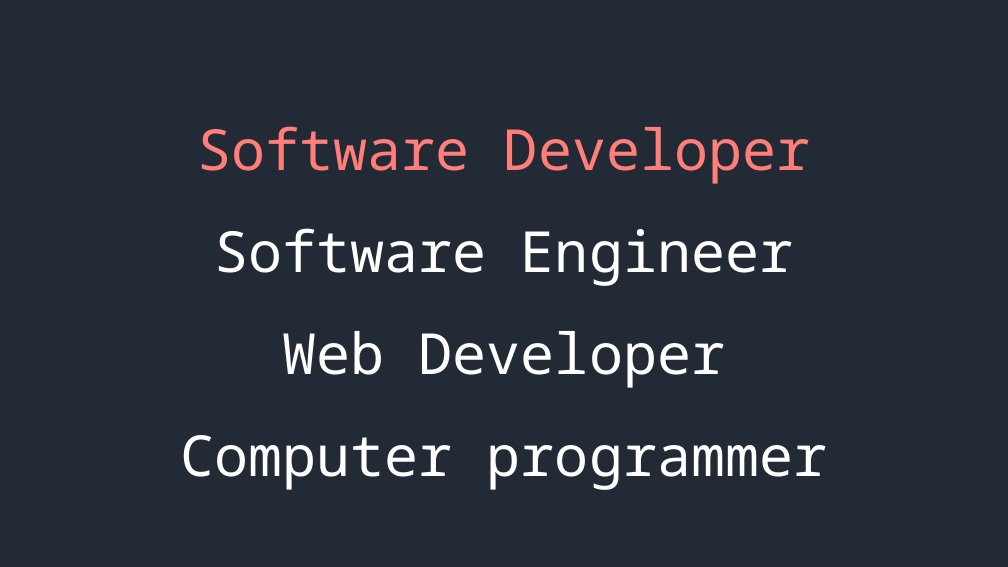
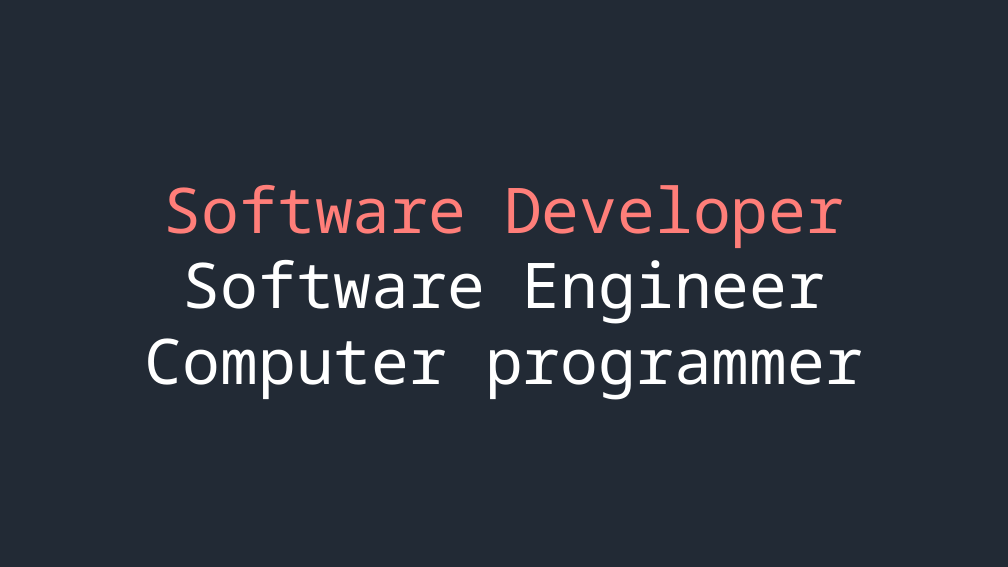
Before and after one commit to SeanMcP/college-career-day, a slide deck: slide 4 of presentation.pptx (slide 2 before the commit). Drawn at 1008x567 pixels with LibreOffice and Linux fonts; fonts in the diff are those of the drawing. Boxes give left, top, right and bottom in pixels: in the first picture for what was removed or moved away, otherwise in the second. Text is boxed around its words. In the diff, an @@ line names an element or a change of style, - is before the commit and + after.

```diff
--- a/presentation.pptx
+++ b/presentation.pptx
@@ title at [145, 185, 863, 400]: text changed; size 54 to 60 pt @@
-Software Developer
-Software Engineer
-Web Developer
-Computer programmer
+Software Developer
+Software Engineer
+Computer programmer
```
Also in this commit, not shown: 8 other slides changed, 17 slides added.
